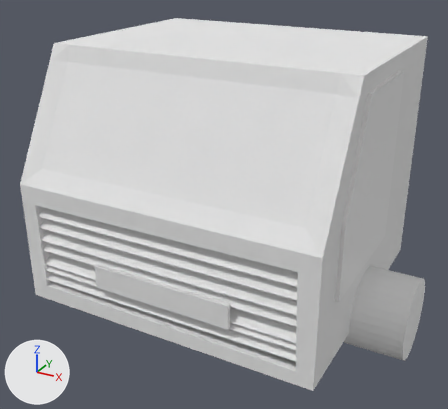
One commit to the Blender file camion_bomberos.blend: the scene before it, then after it.
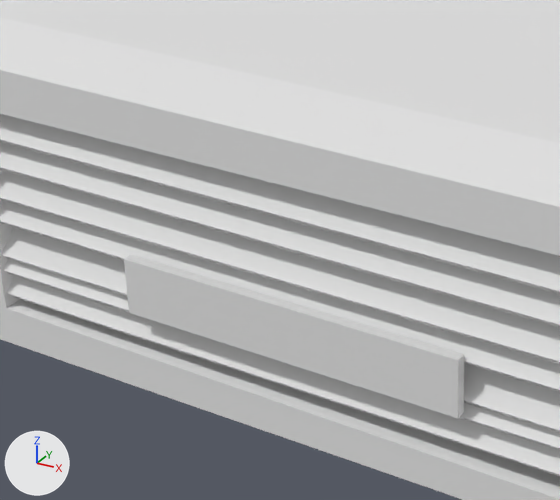
There are two pictures of each version: one whole from a 50 mm camera at (3.328, -2.413, 1.514) aimed at (1.911, 0.164, 0.226), one close up on the part from 10% to 60% of the width and 40% to 89% of the height. The lights are fixed; the arrows at lower left show +X, +Y and +Z.
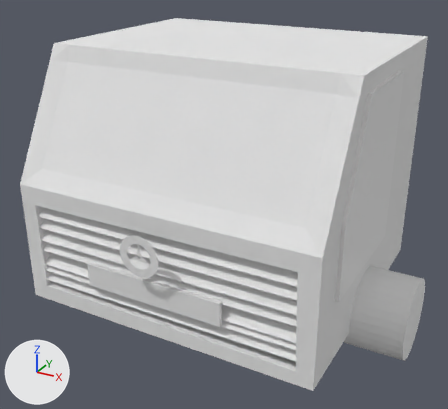
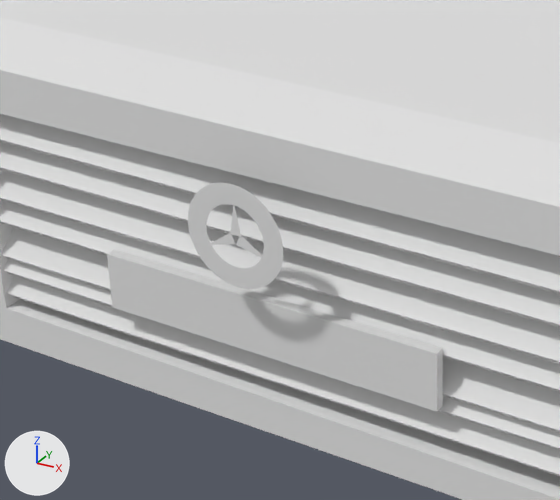
The newer file is also turned or shifted as a whole; pictures and numbers use the older file's frame.

Where the change shows, as pixel boxes (x1, y1, x2, y2) in the close-ups (560 x 500 px):
'Cube.001', moved
    before: (124, 255, 464, 418)
    after: (107, 250, 443, 412)
'Torus', added
    after: (188, 183, 283, 289)
'Plane.002', added
    after: (236, 236, 262, 257)
'Plane.000', added
    after: (231, 205, 241, 237)
'Plane.001', added
    after: (211, 233, 235, 245)

What changed in the scene script:
```text
Add me_torus:
    me_torus.from_pydata(...)  # a torus around z (ring radius 1.0, tube radius 0.25) spanning x -1.25..1.25, y -1.25..1.25, z -0.25..0.25
Add me_plane_001:
    me_plane_001.from_pydata([(-1.5, 0.0, 0.0), (-1.5, 0.0, 0.0), (-0.48, 0.368, -0.001), (-0.301, 0.168, -0.001)], [], [(0, 1, 3, 2)])
Add me_plane_003:
    me_plane_003.from_pydata([(-1.5, 0.0, 0.0), (-1.5, 0.0, 0.0), (-0.379, 0.332, 0.001), (-0.211, 0.123, 0.001)], [], [(0, 1, 3, 2)])
Add me_plane_004:
    me_plane_004.from_pydata([(-1.5, 0.0, 0.0), (-1.5, 0.0, 0.0), (-0.326, 0.334, 0.0), (-0.18, 0.09, -0.001)], [], [(0, 1, 3, 2)])
Change ob_cube_001:
    ob_cube_001.location: (1.918, -0.453, 0.019) -> (1.877, -0.453, 0.019)
Add ob_torus:
    ob_torus = bpy.data.objects.new('Torus', me_torus)
    ob_torus.location = (1.876, -0.53, 0.24)
    ob_torus.rotation_euler = (1.571, 0.0, 0.0)  # degrees (90, 0, 0)
    ob_torus.scale = (0.08, 0.08, 0.00094)
Add ob_plane_001:
    ob_plane_001 = bpy.data.objects.new('Plane.001', me_plane_001)
    ob_plane_001.location = (1.891, -0.53, 0.208)
    ob_plane_001.rotation_euler = (1.571, 0.0, 0.0)  # degrees (90, 0, 0)
    ob_plane_001.scale = (0.05, 0.1, 1.0)
Add ob_plane_000:
    ob_plane_000 = bpy.data.objects.new('Plane.000', me_plane_003)
    ob_plane_000.location = (1.852, -0.53, 0.237)
    ob_plane_000.rotation_euler = (1.571, 1.92, 0.0)  # degrees (90, 110, 0)
    ob_plane_000.scale = (0.05, 0.1, 1.0)
Add ob_plane_002:
    ob_plane_002 = bpy.data.objects.new('Plane.002', me_plane_004)
    ob_plane_002.location = (1.885, -0.53, 0.259)
    ob_plane_002.rotation_euler = (1.571, -2.443, 0.0)  # degrees (90, -140, 0)
    ob_plane_002.scale = (0.05, 0.1, 1.0)
```
